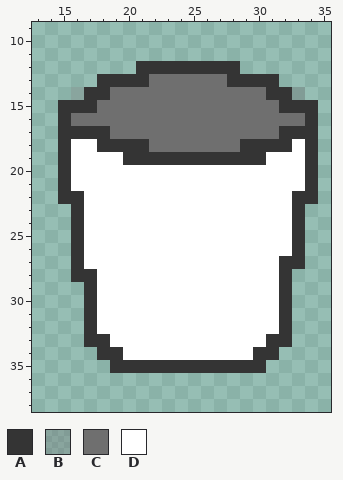
One commit to this pixel-art sprite: res/icons/trash.png. Above: the version before the commit.
The file is 48x48 pixels. Pixels under 10% opacity are left out. Colours within 5 levels of each other are drawn and written as one. Shown: x 13..35, y 9..38.
Palette (. is transparent): A #343434  B #6f6f6f52  C #6f6f6f  D #ffffff
Pixels before, first column x 15:
12 ......AAAAAAAA......
13 ...AAAACCCCCCAAAA...
14 .BAACCCCCCCCCCCCAAB.
15 AAACCCCCCCCCCCCCCAAA
16 ACCCCCCCCCCCCCCCCCCA
17 AAAACCCCCCCCCCCCCAAA
18 ADDAAAACCCCCCCAAAADA
19 ADDDDAAAAAAAAAAADDDA
20 ADDDDDDDDDDDDDDDDDDA
21 ADDDDDDDDDDDDDDDDDDA
22 AADDDDDDDDDDDDDDDDAA
23 .ADDDDDDDDDDDDDDDDA.
24 .ADDDDDDDDDDDDDDDDA.
25 .ADDDDDDDDDDDDDDDDA.
26 .ADDDDDDDDDDDDDDDDA.
27 .ADDDDDDDDDDDDDDDAA.
28 .AADDDDDDDDDDDDDDA..
29 ..ADDDDDDDDDDDDDDA..
30 ..ADDDDDDDDDDDDDDA..
31 ..ADDDDDDDDDDDDDDA..
32 ..ADDDDDDDDDDDDDDA..
33 ..AADDDDDDDDDDDDAA..
34 ...AADDDDDDDDDDAA...
35 ....AAAAAAAAAAAA....
The result:
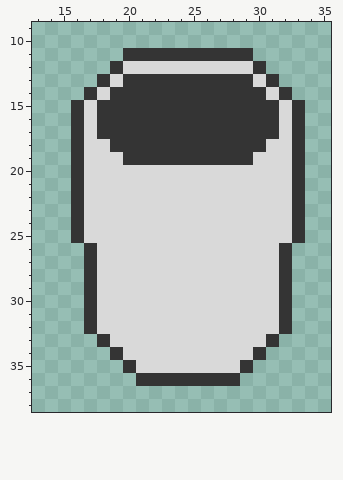
The exact change:
Colour D changes from #ffffff to #d9d9d9.
Colour A now appears in row 11 at x 20 to 29; in row 12 at x 19 and 30; in row 36 at x 21 to 28.
The author changed colour C to colour A in row 13 at x 22 to 27; in row 14 at x 19 to 30; in row 15 at x 18 to 31; in row 16 at x 16, 18 to 31 and 33; in row 17 at x 19 to 31; in row 18 at x 22 to 28.
The author changed colour D to colour A in rows 18 to 21 at x 16 and 33; in row 26 at x 17 and 32; in row 27 at x 17.
Colour D now appears in row 12 at x 20 and 29.
The author changed colour A to colour D in row 12 at x 21 to 28; in row 13 at x 19 and 30; in row 14 at x 18 and 31; in row 15 at x 17 and 32; in row 17 at x 17 and 32; in row 18 at x 18 and 31 to 32.
The author changed colour A to colour D in row 19 at x 30; in row 35 at x 21 to 28.
The author changed colour C to colour D in row 16 at x 17 and 32.
The author cleared colour A in rows 15 to 22 at x 15 and 34; in rows 26 to 27 at x 16 and 33; in row 28 at x 16; in row 33 at x 17 and 32; in row 34 at x 18 and 31; in row 35 at x 19 and 30.
The author cleared colour B in row 14 at x 16 and 33.
